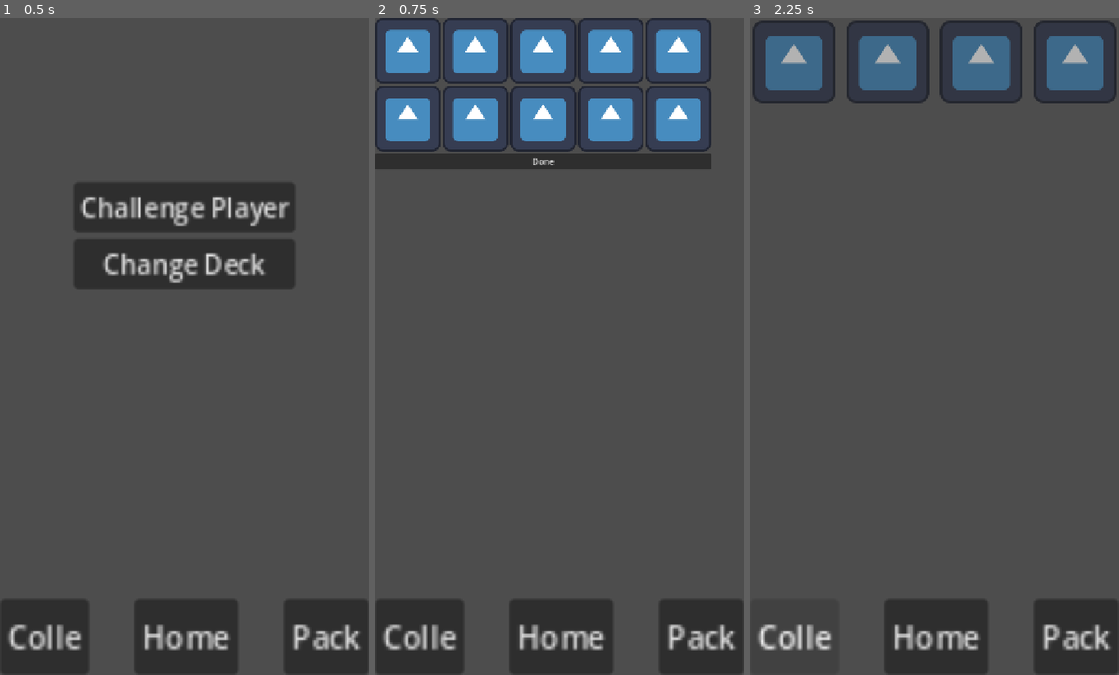
Above: before the commit, frames 1-3 (left to right).
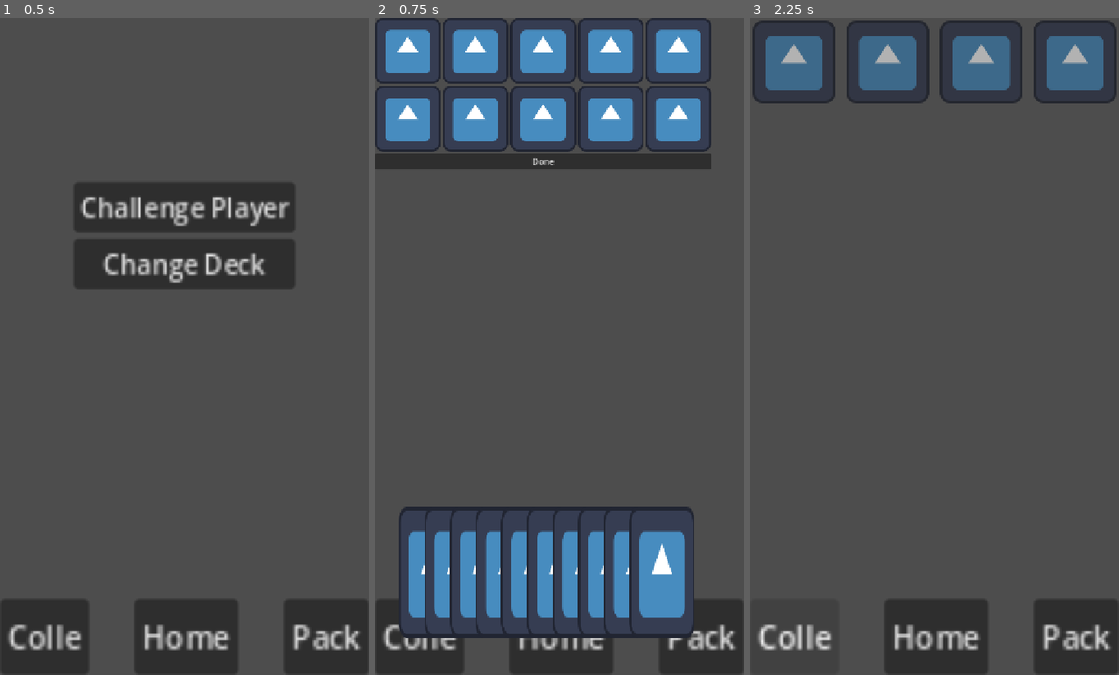
Above: after the commit, the same moments.

Repository: Simon-Kahre/nTCG
Game: Godot game, scene res://scenes/testingEnv.tscn
The game is run twice, just before and just after one commit, with the same random seed, the same clock (stepped at 60 frames per second) and the same inputs. The engine's default icon, where the game draws it, is replaced by a stand-in: a white triangle on a blue panel in a dark square.
Inputs:
- Up to frame 1 (0.5 s): no input
- Up to frame 2 (0.75 s): click "Change Deck" at 0.5 s
- Up to frame 3 (2.25 s): click "Done" at 1.25 s; click "Colle" at 2 s

Frame 1 is identical in both runs. In frame 2, 10% of the frame differs, in the area x 6-87%, y 74-95%; in frame 3, nothing differs.

Commit message:
Add system and grid for building decks

Diff:
--- a/trading-card-game/scenes/deckBuilder.tscn
+++ b/trading-card-game/scenes/deckBuilder.tscn
@@ -2,9 +2,16 @@
 
 [ext_resource type="Script" uid="uid://ba2xl67v4d72v" path="res://scripts/deck_builder.gd" id="1_jlj4b"]
 [ext_resource type="Texture2D" uid="uid://dj0a37c6ieyme" path="res://assets/sprites/icon5.svg" id="1_rkkd4"]
+[ext_resource type="PackedScene" uid="uid://c4yebayx7t6l3" path="res://assets/createdObjects/cards/testcard.tscn" id="2_5isr1"]
+[ext_resource type="PackedScene" uid="uid://chcbavh6ckvuy" path="res://assets/createdObjects/cards/testcard4.tscn" id="3_f3x3h"]
+[ext_resource type="PackedScene" uid="uid://2y6gt8te51gf" path="res://assets/createdObjects/cards/testcard2.tscn" id="4_hq74x"]
+[ext_resource type="PackedScene" uid="uid://byjjebq6qijrk" path="res://assets/createdObjects/cards/testcard3.tscn" id="5_mtnrs"]
+
+[sub_resource type="RectangleShape2D" id="RectangleShape2D_g4v7s"]
 
 [node name="DeckBuilder" type="Node2D" unique_id=2091054651]
 script = ExtResource("1_jlj4b")
+testingCards = Array[PackedScene]([ExtResource("2_5isr1"), ExtResource("3_f3x3h"), ExtResource("4_hq74x"), ExtResource("5_mtnrs"), ExtResource("3_f3x3h"), ExtResource("2_5isr1"), ExtResource("4_hq74x"), ExtResource("5_mtnrs"), ExtResource("3_f3x3h"), ExtResource("2_5isr1")])
 
 [node name="VBoxContainer" type="VBoxContainer" parent="." unique_id=1440098471]
 offset_right = 40.0
@@ -18,44 +25,116 @@
 layout_mode = 2
 texture = ExtResource("1_rkkd4")
 
+[node name="Area2D" type="Area2D" parent="VBoxContainer/GridContainer/TextureRect" unique_id=738375912]
+position = Vector2(64, 64)
+scale = Vector2(6, 6)
+
+[node name="CollisionShape2D" type="CollisionShape2D" parent="VBoxContainer/GridContainer/TextureRect/Area2D" unique_id=534030628]
+shape = SubResource("RectangleShape2D_g4v7s")
+
 [node name="TextureRect2" type="TextureRect" parent="VBoxContainer/GridContainer" unique_id=709612275]
 layout_mode = 2
 texture = ExtResource("1_rkkd4")
+
+[node name="Area2D" type="Area2D" parent="VBoxContainer/GridContainer/TextureRect2" unique_id=1022921477]
+position = Vector2(64, 64)
+scale = Vector2(6, 6)
+
+[node name="CollisionShape2D" type="CollisionShape2D" parent="VBoxContainer/GridContainer/TextureRect2/Area2D" unique_id=512301855]
+shape = SubResource("RectangleShape2D_g4v7s")
 
 [node name="TextureRect3" type="TextureRect" parent="VBoxContainer/GridContainer" unique_id=1048475462]
 layout_mode = 2
 texture = ExtResource("1_rkkd4")
 
+[node name="Area2D" type="Area2D" parent="VBoxContainer/GridContainer/TextureRect3" unique_id=1468867389]
+position = Vector2(64, 64)
+scale = Vector2(6, 6)
+
+[node name="CollisionShape2D" type="CollisionShape2D" parent="VBoxContainer/GridContainer/TextureRect3/Area2D" unique_id=323412019]
+shape = SubResource("RectangleShape2D_g4v7s")
+
 [node name="TextureRect4" type="TextureRect" parent="VBoxContainer/GridContainer" unique_id=159553645]
 layout_mode = 2
 texture = ExtResource("1_rkkd4")
+
+[node name="Area2D" type="Area2D" parent="VBoxContainer/GridContainer/TextureRect4" unique_id=1914227526]
+position = Vector2(64, 64)
+scale = Vector2(6, 6)
+
+[node name="CollisionShape2D" type="CollisionShape2D" parent="VBoxContainer/GridContainer/TextureRect4/Area2D" unique_id=197674296]
+shape = SubResource("RectangleShape2D_g4v7s")
 
 [node name="TextureRect5" type="TextureRect" parent="VBoxContainer/GridContainer" unique_id=751376317]
 layout_mode = 2
 texture = ExtResource("1_rkkd4")
 
+[node name="Area2D" type="Area2D" parent="VBoxContainer/GridContainer/TextureRect5" unique_id=1758097699]
+position = Vector2(64, 64)
+scale = Vector2(6, 6)
+
+[node name="CollisionShape2D" type="CollisionShape2D" parent="VBoxContainer/GridContainer/TextureRect5/Area2D" unique_id=1512161098]
+shape = SubResource("RectangleShape2D_g4v7s")
+
 [node name="TextureRect6" type="TextureRect" parent="VBoxContainer/GridContainer" unique_id=1200879064]
 layout_mode = 2
 texture = ExtResource("1_rkkd4")
+
+[node name="Area2D" type="Area2D" parent="VBoxContainer/GridContainer/TextureRect6" unique_id=804254561]
+position = Vector2(64, 64)
+scale = Vector2(6, 6)
+
+[node name="CollisionShape2D" type="CollisionShape2D" parent="VBoxContainer/GridContainer/TextureRect6/Area2D" unique_id=1128020556]
+shape = SubResource("RectangleShape2D_g4v7s")
 
 [node name="TextureRect7" type="TextureRect" parent="VBoxContainer/GridContainer" unique_id=58228500]
 layout_mode = 2
 texture = ExtResource("1_rkkd4")
 
+[node name="Area2D" type="Area2D" parent="VBoxContainer/GridContainer/TextureRect7" unique_id=2144174028]
+position = Vector2(64, 64)
+scale = Vector2(6, 6)
+
+[node name="CollisionShape2D" type="CollisionShape2D" parent="VBoxContainer/GridContainer/TextureRect7/Area2D" unique_id=1921557465]
+shape = SubResource("RectangleShape2D_g4v7s")
+
 [node name="TextureRect8" type="TextureRect" parent="VBoxContainer/GridContainer" unique_id=553602765]
 layout_mode = 2
 texture = ExtResource("1_rkkd4")
+
+[node name="Area2D" type="Area2D" parent="VBoxContainer/GridContainer/TextureRect8" unique_id=1429877642]
+position = Vector2(64, 64)
+scale = Vector2(6, 6)
+
+[node name="CollisionShape2D" type="CollisionShape2D" parent="VBoxContainer/GridContainer/TextureRect8/Area2D" unique_id=1396347612]
+shape = SubResource("RectangleShape2D_g4v7s")
 
 [node name="TextureRect9" type="TextureRect" parent="VBoxContainer/GridContainer" unique_id=260245414]
 layout_mode = 2
 texture = ExtResource("1_rkkd4")
 
+[node name="Area2D" type="Area2D" parent="VBoxContainer/GridContainer/TextureRect9" unique_id=189341644]
+position = Vector2(64, 64)
+scale = Vector2(6, 6)
+
+[node name="CollisionShape2D" type="CollisionShape2D" parent="VBoxContainer/GridContainer/TextureRect9/Area2D" unique_id=526589221]
+shape = SubResource("RectangleShape2D_g4v7s")
+
 [node name="TextureRect10" type="TextureRect" parent="VBoxContainer/GridContainer" unique_id=1087374475]
 layout_mode = 2
 texture = ExtResource("1_rkkd4")
+
+[node name="Area2D" type="Area2D" parent="VBoxContainer/GridContainer/TextureRect10" unique_id=97029365]
+position = Vector2(64, 64)
+scale = Vector2(6, 6)
+
+[node name="CollisionShape2D" type="CollisionShape2D" parent="VBoxContainer/GridContainer/TextureRect10/Area2D" unique_id=518628713]
+shape = SubResource("RectangleShape2D_g4v7s")
 
 [node name="Button" type="Button" parent="VBoxContainer" unique_id=668606854]
 layout_mode = 2
 text = "Done"
 
+[node name="PlayerHand" type="Node2D" parent="." unique_id=108370854]
+
 [connection signal="pressed" from="VBoxContainer/Button" to="." method="finished"]
--- a/trading-card-game/scripts/deck_builder.gd
+++ b/trading-card-game/scripts/deck_builder.gd
@@ -1,4 +1,24 @@
 extends Node2D
+
+var playerHand: Node2D
+
+@export var testingCards: Array[PackedScene]
+var hoveringCards: Array[BasicCard]
+var overSlot: TextureRect = null
+
+var draggedCard: Node2D = null
+var orgPos: Vector2 = Vector2.ZERO
+
+func _ready() -> void:
+	playerHand = self.find_child("PlayerHand")
+	playerHand.position = Vector2(get_viewport_rect().end.x/2, get_viewport_rect().end.y - 200)
+
+	add_testing_cards()
+	center_cards()
+
+	for child in $VBoxContainer/GridContainer.get_children():
+		child.get_child(0).connect("mouse_entered", entered_slot.bind(child))
+		child.get_child(0).connect("mouse_exited", left_slot)
 
 func finished():
 	var finalDeck: Array[BasicCard]
@@ -16,3 +36,72 @@
 
 	if enoughCards:
 		self.get_parent().finish_deck()
+
+func add_testing_cards():
+	for card in testingCards:
+		var tempCard = card.instantiate()
+		tempCard.scenePath = card.resource_path
+
+		playerHand.add_child(tempCard)
+
+		tempCard.get_child(1).connect("mouse_entered", add_hovering_card.bind(tempCard))
+		tempCard.get_child(1).connect("mouse_exited", remove_hovering_card.bind(tempCard))
+
+func add_hovering_card(card: BasicCard):
+	hoveringCards.append(card)
+
+
+func remove_hovering_card(card: BasicCard):
+	hoveringCards.erase(card)
+
+
+func entered_slot(slot: TextureRect):
+	overSlot = slot
+
+func left_slot():
+	overSlot = null
+
+
+func center_cards():
+	var offset: int = -int((50.0 * (float(playerHand.get_child_count()) / 2.0)))
+	var zIndex: int = 0
+	for card in playerHand.get_children():
+		card.position.y = 0
+		card.position.x = offset
+		card.z_index = zIndex
+		offset += 50
+		zIndex += 1
+
+
+func _process(_delta: float) -> void:
+	if draggedCard:
+		draggedCard.global_position = get_global_mouse_position()
+
+
+func _unhandled_input(event: InputEvent) -> void:
+	if event is InputEventMouseButton and event.is_pressed() and event.button_index == 1:
+		var selectedCard = null
+		for card in hoveringCards:
+			if selectedCard:
+				if selectedCard.z_index < card.z_index:
+					selectedCard = card
+			else:
+				selectedCard = card
+		if selectedCard:
+			draggedCard = selectedCard
+			orgPos = selectedCard.position
+
+	elif event is InputEventMouseButton and event.is_released() and event.button_index == 1 and draggedCard:
+		if overSlot and overSlot.texture == load("res://assets/sprites/icon5.svg"):
+			overSlot.set_script(draggedCard.get_script())
+			overSlot.texture = draggedCard.get_child(0).texture
+			overSlot.scenePath = draggedCard.scenePath
+			draggedCard.free()
+
+			center_cards()
+
+			#overSlot.get_parent().get_child(1).update_score()
+		else:
+			draggedCard.position = orgPos
+		draggedCard = null
+		orgPos = Vector2.ZERO
